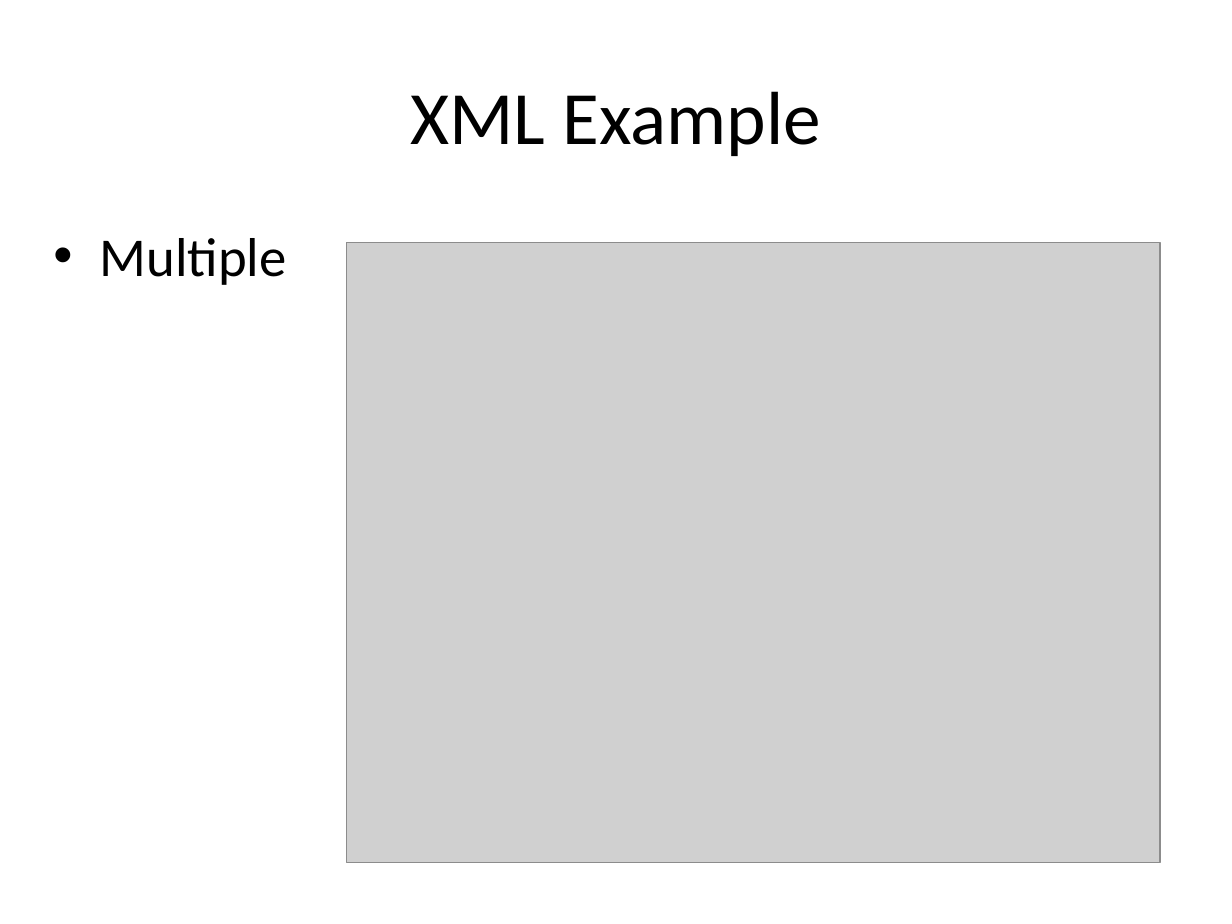
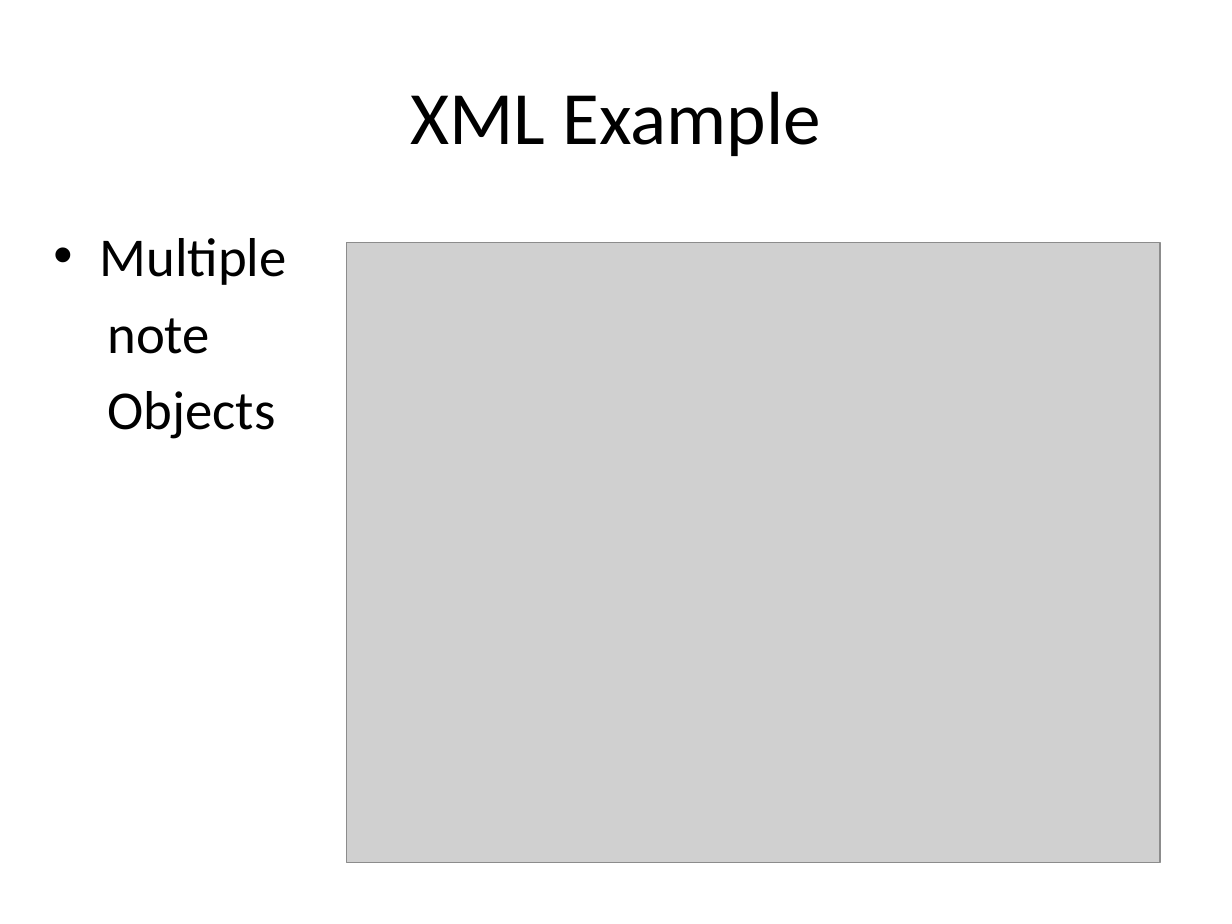
Before and after one commit to UUDeCART/NoSQL, a slide deck: slide 22 of NoSQL.pptx (slide 19 before the commit). Drawn at 1232x924 pixels with LibreOffice and Linux fonts; fonts in the diff are those of the drawing; grey boxes stand for pictures. Boxes give left, top, right and bottom in pixels: in the first picture for what was removed or moved away, otherwise in the second. Text is boxed around its words. In the diff, an @@ line names an element or a change of style, - is before the commit and + after.

```diff
--- a/NoSQL.pptx
+++ b/NoSQL.pptx
@@ text at [107,318,275,439]: paragraphs added @@
+  note
+  Objects
```
Also in this commit, not shown: 10 other slides changed, 4 slides added, 1 slide removed, 7 other files.
